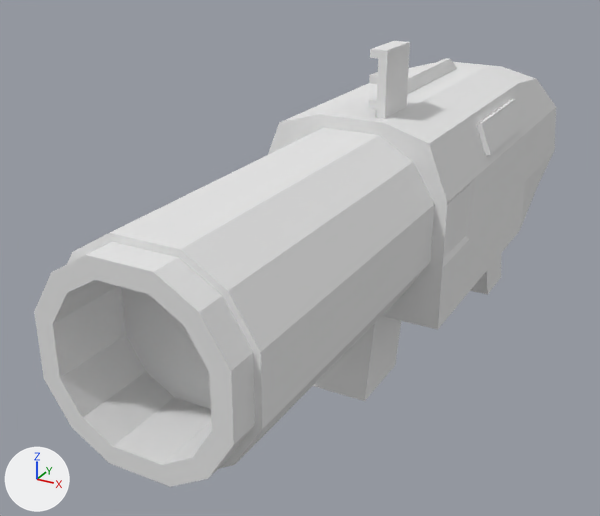
An edit to the Blender file Assets/Models/lowpoly_launcher_2.7.blend, drawn before and after from the same camera.
The view is the same before and after, from a 50 mm lens placed at (3.3, -9.01, 2.95), pointed at (-0.72, -1.7, -0.71). Every picture has the same lights, and +X, +Y and +Z are marked at lower left.

The scene before the commit, as lines of its bpy script (objects in view):
```python
me_cube_001 = bpy.data.meshes.new('Cube.001')
me_cube_001.from_pydata(...)  # 208 vertices, 206 faces; spans x -1.0..1.01, y -5.37..2.99, z -2.62..1.63
# faces by material slot: [131, 75]
me_cube_001.materials.append(mat_base)  # white #e7e7e7
me_cube_001.materials.append(mat_material_001)  # white #e7e7e7
ob_cube = bpy.data.objects.new('Cube', me_cube_001)
ob_cube.location = (0.0, 0.0, 0.0)
```
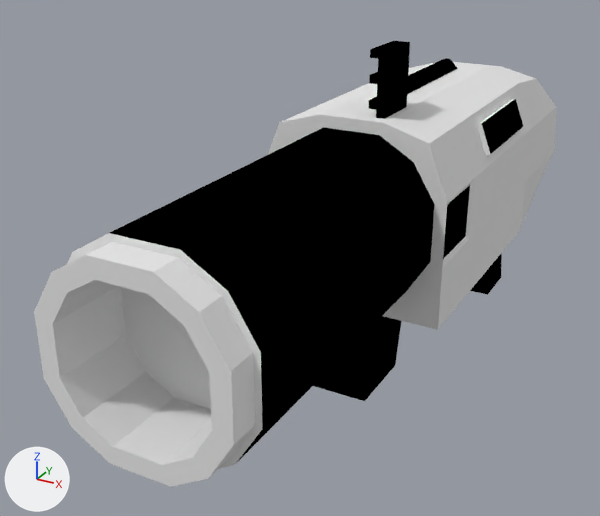
The change, as a list of edits to the scene's bpy script:
```text
Add mat_black:
    mat_black = diffuse_material('black')
    mat_black.base_color = (0.0, 0.0, 0.0)  # black #000000
Change me_cube_001:
    where me_cube_001.from_pydata(...)  # 208 vertices, 206 faces; spans x -1.0..1.01, y -5.37..2.99, z -2.62..1.63
    used by ob_cube; location = (0.0, 0.0, 0.0)
    me_cube_001 part 1: all 75 faces that had it switch from mat_material_001 (white #e7e7e7) to mat_black (black #000000)
```

Pixel boxes (x1, y1, x2, y2) of what changed, in the pictures (600 x 516 px):
part 1 of me_cube_001, recoloured (white to black): (110, 41, 523, 462) in both
